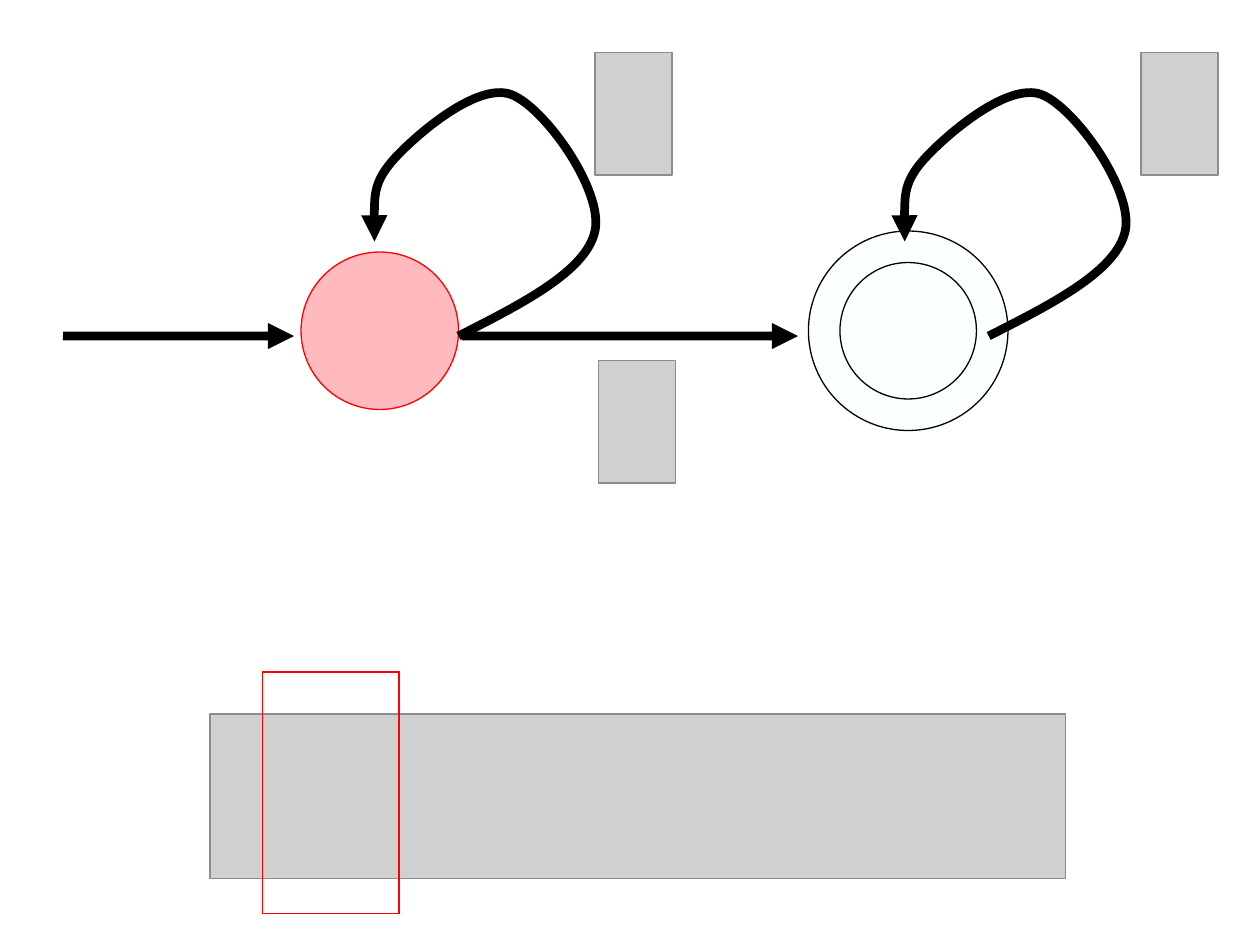
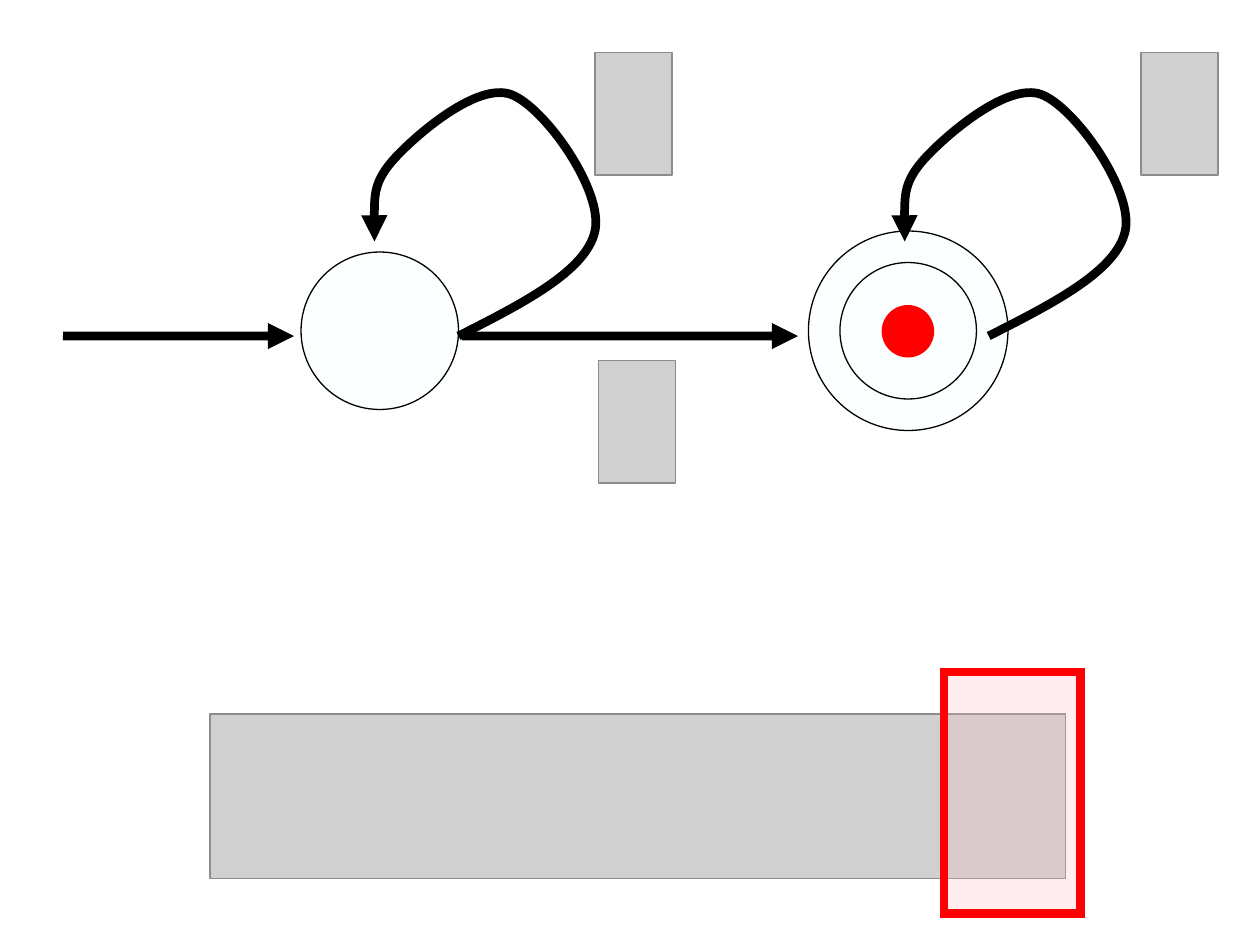
Before and after one commit to gcross/QC-Talks, a slide deck: slide 30 of GeneralExam/WeaponsOfMassSimulation.odp (slide 31 before the commit). Drawn at 1260x945 pixels with LibreOffice and Linux fonts; fonts in the diff are those of the drawing; grey boxes stand for pictures; background and template pictures are left out. Boxes give left, top, right and bottom in pixels: in the first picture for what was removed or moved away, otherwise in the second. Text is boxed around its words. In the diff, an @@ line names an element or a change of style, - is before the commit and + after.

```diff
--- a/GeneralExam/WeaponsOfMassSimulation.odp
+++ b/GeneralExam/WeaponsOfMassSimulation.odp
@@ ellipse at (301,252,459,410): fill #FFBAC0 to #FCFFFF; outline #FF0000 0.74 pt to #000000 0.74 pt @@
@@ ellipse added at (882,305,935,358), fill #FF0000 @@
@@ rectangle removed at (262,672,398,914) @@
@@ rectangle added at (944,672,1080,914), fill #FFBAC0 at 25% opacity, outline #FF0000 4.99 pt @@
```
Also in this commit, not shown: 19 other slides changed, 4 slides added, 101 slides removed.
